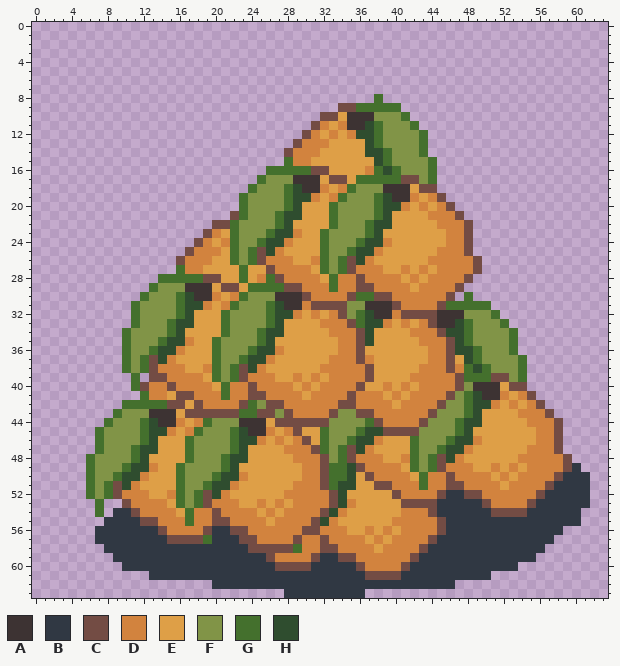
One commit to this pixel-art file: transference/characters/players/sprites/oasis.aseprite. The picture above was drawn from the file before the commit.
64x64 pixels, 1 frame.
Palette (. is transparent): A #3d3333  B #303843  C #734c44  D #d2833e  E #de9f47  F #819447  G #44702d  H #2f4d2f
Now the later version:
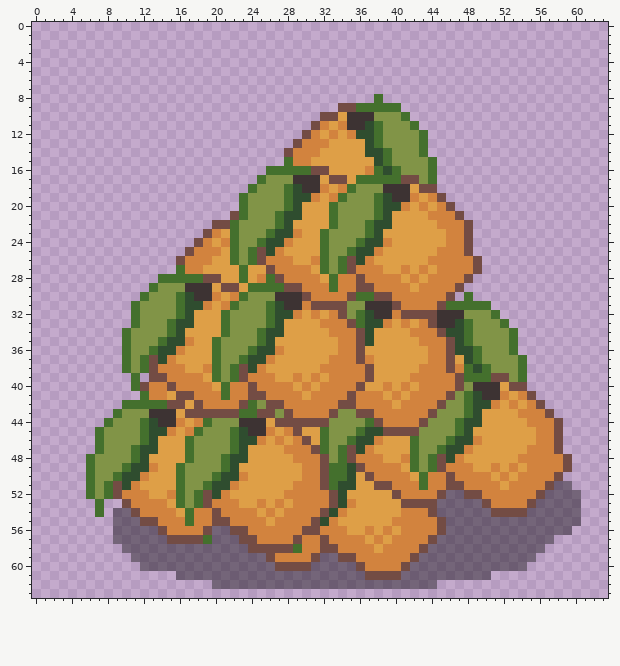
The edit:
layer "Layer 1" added
colour B: #303843 -> #00000068
Layers "Flattened", "Layer 1":
y 49: x 60 B -> .
y 50: x 59..61 BBB -> ...
y 51: x 60..61 BB -> ..
y 52..53: x 61 B -> .
y 55: x 8 B -> .
y 56: x 7..8 BB -> ..; x 59 . -> B
y 57: x 7..8 BB -> ..
y 58: x 8..9 BB -> ..
y 59: x 9..10 BB -> ..
y 60: x 10..11 BB -> ..; x 54 . -> B
y 61: x 13..15 BBB -> ...
y 62: x 45..46 BB -> ..
y 63: x 28..36 BBBBBBBBB -> .........
Changed places in both pictures, as pixel boxes (x1, y1, x2, y2):
changed: (95, 463, 590, 598)
